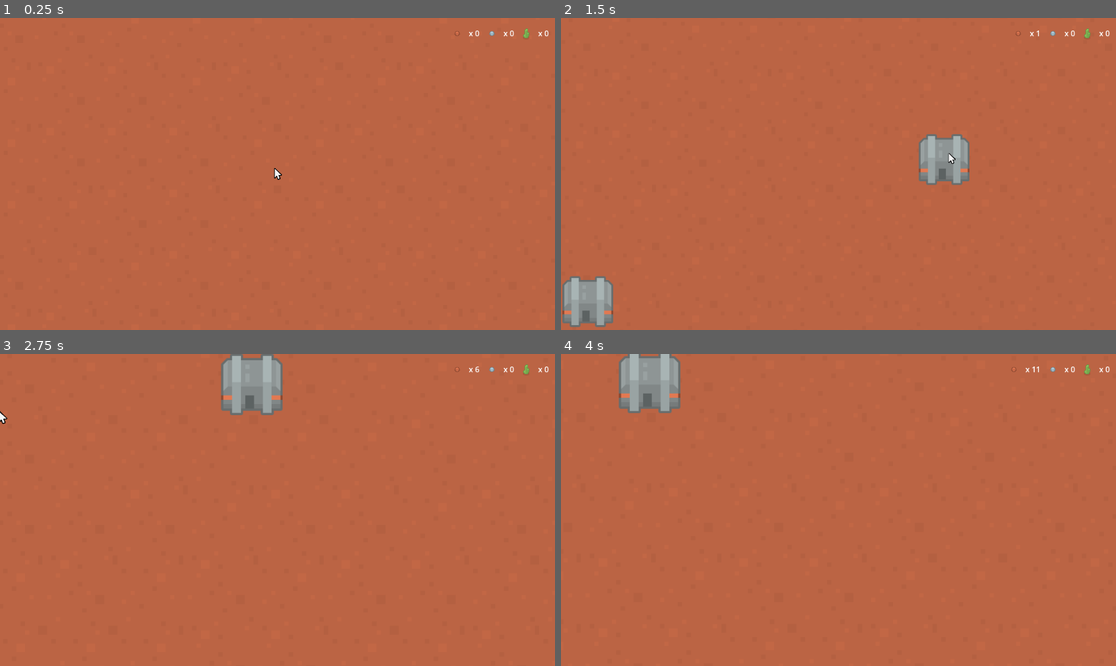
Above: before the commit, frames 1-4 (two rows, left to right).
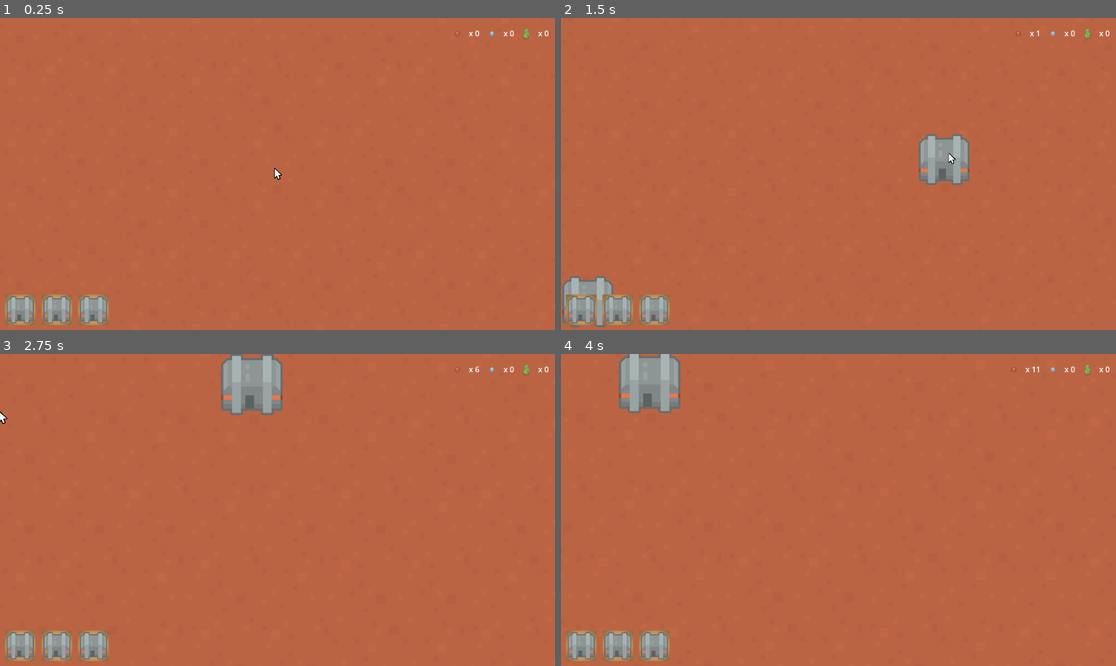
Above: after the commit, the same moments.

Repository: AlekseiRamirov/BuilderDefender2D
Game: Godot game, scene res://BuilderDefender2D/Scenes/main_scene.tscn
Two runs of this game, one before a commit and one after it. Both use one fixed random seed, a clock stepped at 60 frames per second and the inputs below.
Inputs (mouse positions are in pixels of both pictures, inside the frame that each line leads up to):
- Up to frame 1 (0.25 s): no input
- Up to frame 2 (1.5 s): click (583, 311) at 0.52 s; tap Enter (ui_accept) at 1.25 s; move the mouse to (960, 158) at 1.27 s; hold D (Right) from 1.28 s (still down); tap Mouse wheel down (Wheel Down) at 1.35 s; click (960, 158) at 1.42 s
- Up to frame 3 (2.75 s): tap Enter (ui_accept) at 1.52, 2.27 s; move the mouse to (166, 525) at 2.02 s; release D (Right) at 2.03 s; hold S (Down) from 2.03 s (still down); tap Mouse wheel up (Wheel Up) at 2.1 s
- Up to frame 4 (4 s): move the mouse to (894, 441) at 2.77 s; release S (Down) at 2.78 s; hold D (Right) 2.78-3.53 s; tap 1 at 2.85 s; move the mouse to (810, 572) at 3.52 s; hold W (Up) from 3.53 s (still down); tap 2 at 3.6 s; click (810, 572) at 3.67 s; tap Enter (ui_accept) at 3.77 s

The runs differ from the first frame. In frame 1, 1.6% of the frame differs, in the area x 0-20%, y 88-99%; in frame 2, 1.4%; in frame 3, 1.6%; in frame 4, 1.6%.

Commit message:
Buildings buttons added to ui

Diff:
--- /dev/null
+++ b/BuilderDefender2D/Scenes/hud/ui_building_button.tscn
@@ -0,0 +1,27 @@
+[gd_scene load_steps=4 format=3 uid="uid://4uwad2uhyh7g"]
+
+[ext_resource type="Texture2D" uid="uid://htsnnkhieed6" path="res://RTS Sci-fi/PNG/Retina/Structure/scifiStructure_07.png" id="1_10k80"]
+
+[sub_resource type="Gradient" id="Gradient_v60j4"]
+offsets = PackedFloat32Array(0.310493, 0.87152)
+colors = PackedColorArray(0.977229, 0.788035, 0.497771, 1, 0.589916, 0.429652, 0.267813, 1)
+
+[sub_resource type="GradientTexture2D" id="GradientTexture2D_8b2fj"]
+gradient = SubResource("Gradient_v60j4")
+fill = 1
+fill_from = Vector2(0.5, 0.5)
+
+[node name="BuildingButton" type="PanelContainer"]
+offset_right = 96.0
+offset_bottom = 96.0
+
+[node name="Background" type="TextureRect" parent="."]
+layout_mode = 2
+texture = SubResource("GradientTexture2D_8b2fj")
+
+[node name="ButtonBuilding" type="TextureButton" parent="."]
+layout_mode = 2
+size_flags_horizontal = 3
+texture_normal = ExtResource("1_10k80")
+ignore_texture_size = true
+stretch_mode = 0
--- a/BuilderDefender2D/Scenes/hud/ui_hud.tscn
+++ b/BuilderDefender2D/Scenes/hud/ui_hud.tscn
@@ -1,12 +1,15 @@
-[gd_scene load_steps=3 format=3 uid="uid://bbtvnecebn043"]
+[gd_scene load_steps=5 format=3 uid="uid://bbtvnecebn043"]
 
-[ext_resource type="Script" path="res://BuilderDefender2D/Scripts/resources_ui.gd" id="1_xd165"]
+[ext_resource type="Script" path="res://BuilderDefender2D/Scripts/container_resource_display.gd" id="1_xd165"]
+[ext_resource type="PackedScene" uid="uid://4uwad2uhyh7g" path="res://BuilderDefender2D/Scenes/hud/ui_building_button.tscn" id="3_nrje2"]
 
 [sub_resource type="StyleBoxEmpty" id="StyleBoxEmpty_fkdqg"]
 content_margin_left = 12.0
 content_margin_top = 12.0
 content_margin_right = 12.0
 content_margin_bottom = 12.0
+
+[sub_resource type="StyleBoxEmpty" id="StyleBoxEmpty_jt0xg"]
 
 [node name="HUD" type="Control"]
 layout_mode = 3
@@ -31,3 +34,29 @@
 size_flags_horizontal = 0
 theme_override_constants/separation = 5
 script = ExtResource("1_xd165")
+
+[node name="BottomLeft" type="PanelContainer" parent="."]
+layout_mode = 1
+anchors_preset = 2
+anchor_top = 1.0
+anchor_bottom = 1.0
+offset_left = 10.0
+offset_top = -73.655
+offset_right = 226.0
+offset_bottom = -9.65503
+grow_vertical = 0
+pivot_offset = Vector2(0, 32)
+theme_override_styles/panel = SubResource("StyleBoxEmpty_jt0xg")
+
+[node name="ButtonsBuildingsContainer" type="HBoxContainer" parent="BottomLeft"]
+layout_mode = 2
+theme_override_constants/separation = 12
+
+[node name="BuildingButton" parent="BottomLeft/ButtonsBuildingsContainer" instance=ExtResource("3_nrje2")]
+layout_mode = 2
+
+[node name="BuildingButton2" parent="BottomLeft/ButtonsBuildingsContainer" instance=ExtResource("3_nrje2")]
+layout_mode = 2
+
+[node name="BuildingButton3" parent="BottomLeft/ButtonsBuildingsContainer" instance=ExtResource("3_nrje2")]
+layout_mode = 2
--- /dev/null
+++ b/BuilderDefender2D/Scripts/container_building_button.gd
@@ -0,0 +1,12 @@
+class_name ContainerBuildingButton extends Node
+
+@export var button_building: PackedScene
+
+# Called when the node enters the scene tree for the first time.
+func _ready() -> void:
+	pass # Replace with function body.
+
+
+# Called every frame. 'delta' is the elapsed time since the previous frame.
+func _process(delta: float) -> void:
+	pass
--- a/BuilderDefender2D/Scripts/resources_ui.gd
+++ b/BuilderDefender2D/Scripts/container_resource_display.gd
@@ -1,4 +1,4 @@
-class_name ResourcesUI extends Node
+class_name ContainerResourceDisplay extends Node
 
 @export var resource_template: PackedScene = preload("res://BuilderDefender2D/Scenes/hud/ui_resource_template.tscn")
 var resourceTypeList: ResourceTypeList = preload("res://BuilderDefender2D/Resources/ResourcesTypes/ResourceTypeList.tres")
